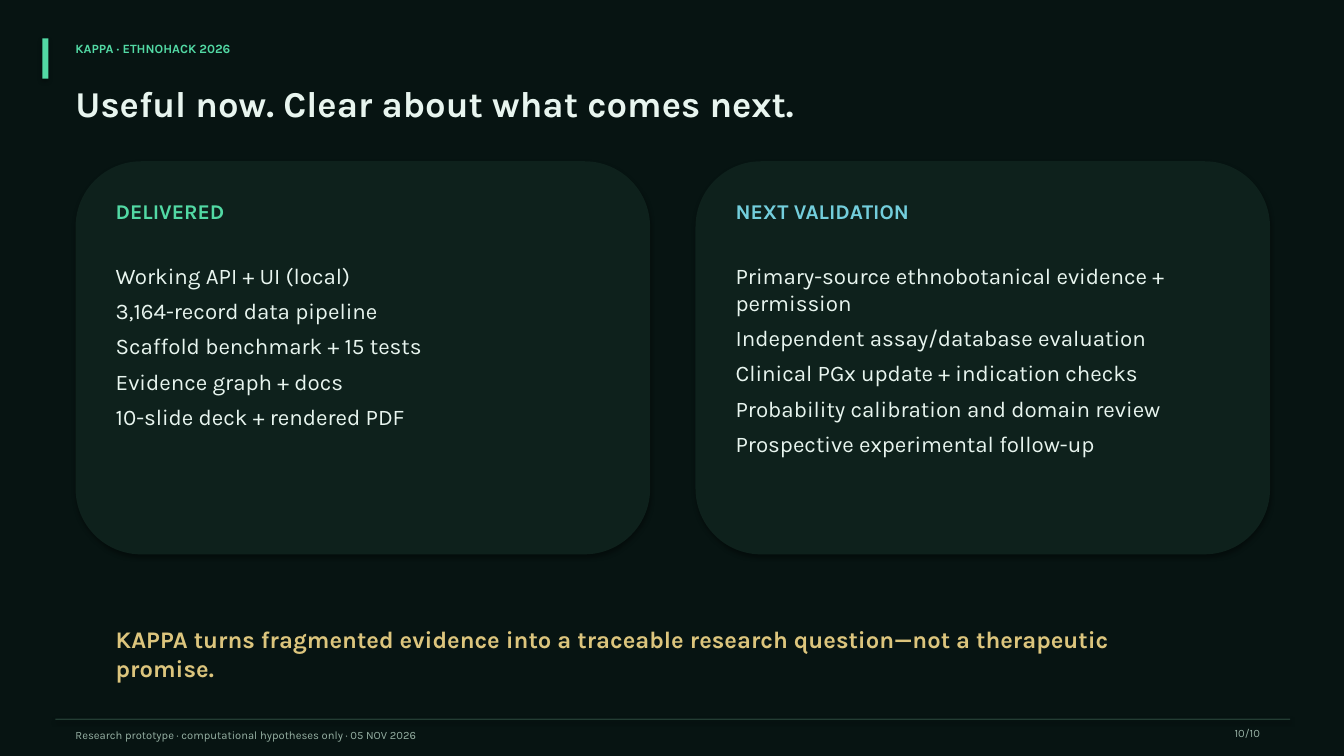
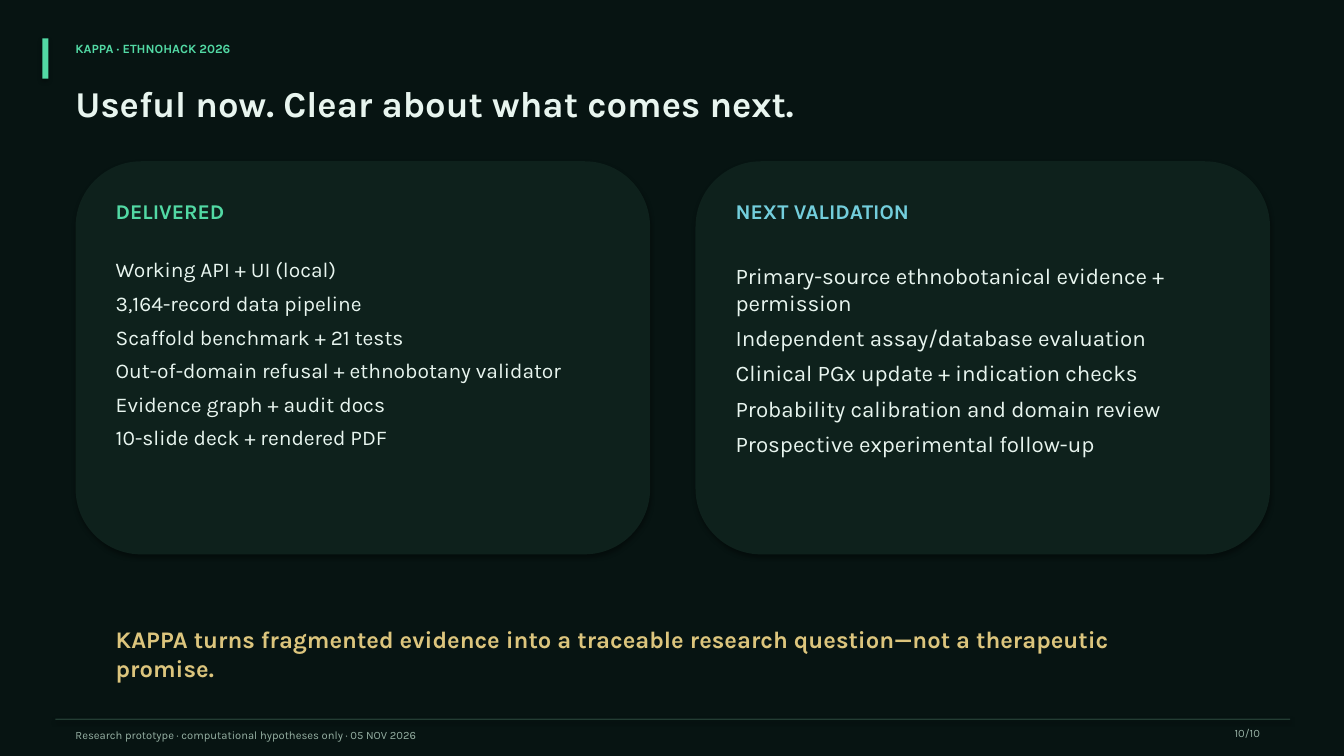
Before and after one commit to AdemolaTolulope/kappa-ethnohack2026, a slide deck: slide 10 of presentation/KAPPA_pitch_deck.pptx. Drawn at 1344x756 pixels with LibreOffice and Linux fonts; fonts in the diff are those of the drawing. Boxes give left, top, right and bottom in pixels: in the first picture for what was removed or moved away, otherwise in the second. Text is boxed around its words. In the diff, an @@ line names an element or a change of style, - is before the commit and + after.

```diff
--- a/presentation/KAPPA_pitch_deck.pptx
+++ b/presentation/KAPPA_pitch_deck.pptx
@@ text at box(116, 262, 386, 446): size 16 to 15 pt in "Working API + UI (local)", "3,164-record data pipeline", "10-slide deck + rendered PDF" @@
@@ text at box(116, 330, 561, 417): text changed; size 16 to 15 pt @@
-Scaffold benchmark + 15 tests
-Evidence graph + docs
+Scaffold benchmark + 21 tests
+Out-of-domain refusal + ethnobotany validator
+Evidence graph + audit docs
```
Also in this commit, not shown: 1 other slide changed, 40 other files.
